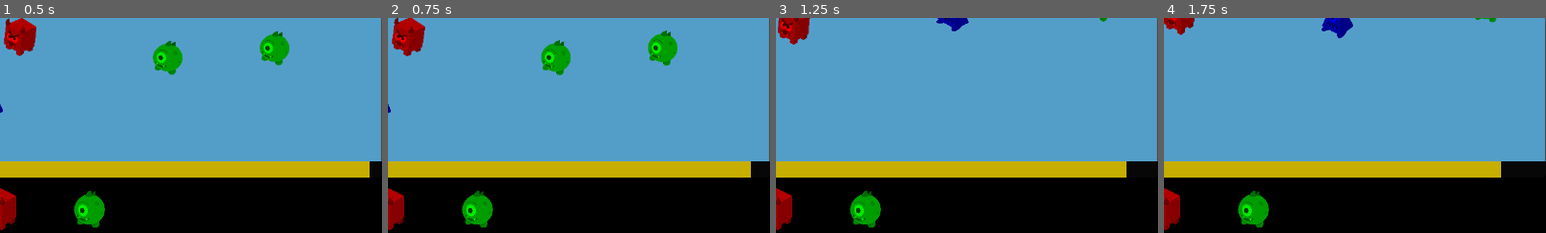
Above: before the commit, frames 1-4 (left to right).
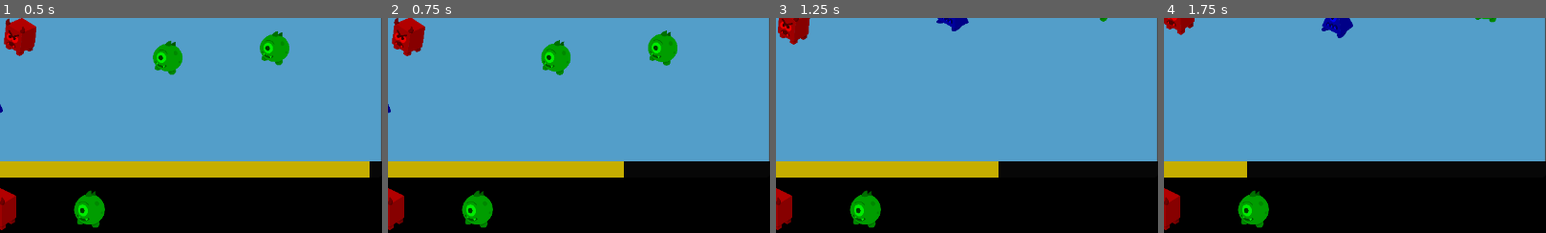
Above: after the commit, the same moments.

Repository: Hunter-Soft/Prototipo-MonstrosSA
Game: Godot game, scene res://Scenes/Level01Test.tscn
The game is run twice, just before and just after one commit, with the same random seed, the same clock (stepped at 60 frames per second) and the same inputs. This scene is started directly instead of the project's main scene.
Inputs (mouse positions are % of the whole screen's width and height, from its top left):
- Up to frame 1 (0.5 s): no input
- Up to frame 2 (0.75 s): tap Enter (ui_accept) at 0.5 s; drag from (20, 39) to (72, 59) at 0.52 s
- Up to frame 3 (1.25 s): no input
- Up to frame 4 (1.75 s): drag from (64, 44) to (19, 42) at 1.27 s
The pictures show only the part of the screen within x 50-100%, y 50-100%; the shares and areas given below are measured in that part.

Frame 1 is identical in both runs. In frame 2, 2.5% of the frame differs, in the area x 61-95%, y 66-75%; in frame 3, 2.5%; in frame 4, 5.0%, in the area x 21-89%, y 66-75%.

Commit message:
Monstros disponiveis

Diff:
--- a/tavis_4_project/Scenes/gameManager.gd
+++ b/tavis_4_project/Scenes/gameManager.gd
@@ -28,6 +28,10 @@
 		spawner_component.rerollSpawnAmount(order_manager.order_size)
 		life_timer.regainTime(time_regen)
 	)
+
+	order_manager.connect("mistaken_monster_order", func():
+		life_timer.loseTime(5)
+	)
 	#order_manager.connect("completed_order", delivery_area.resetMonsterSlots)
 	#order_manager.connect("completed_order", spawner_component.resetSpawner)
 	#delivery_area.just_slotted.connect(delivery_area.getMonsterAttributes)
--- a/tavis_4_project/Scripts/timer.gd
+++ b/tavis_4_project/Scripts/timer.gd
@@ -28,3 +28,6 @@
 
 func regainTime(time_regained: float):
 	current_time += time_regained
+
+func loseTime(time_lost: float):
+	current_time -= time_lost
--- a/tavis_4_project/spawnerComponent.gd
+++ b/tavis_4_project/spawnerComponent.gd
@@ -141,9 +141,16 @@
 	resetSpawner()
 
 func checkTypeNumber() -> void:
-	monster_type_list = {}
+	monster_type_list.clear()
+
 	for monster: MonsterController in monster_list:
-		if monster != null:
-			monster_type_list[monster.monster_type] = monster_type_list.get(monster.monster_type, 0) + 1
+		if monster == null:
+			continue
+
+		monster_type_list[monster.monster_type] = monster_type_list.get(monster.monster_type, 0) + 1
+
+	for type in MonsterController.monsterType.values():
+		if !monster_type_list.has(type):
+			monster_type_list[type] = 0
 
 	monster_type_list_changed.emit(monster_type_list)
